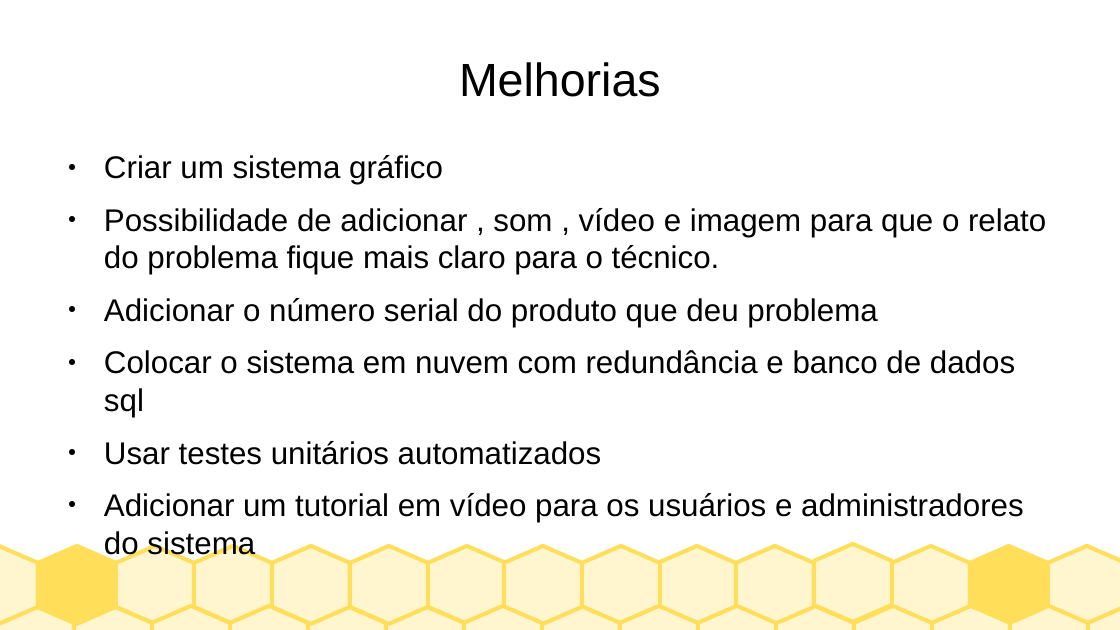
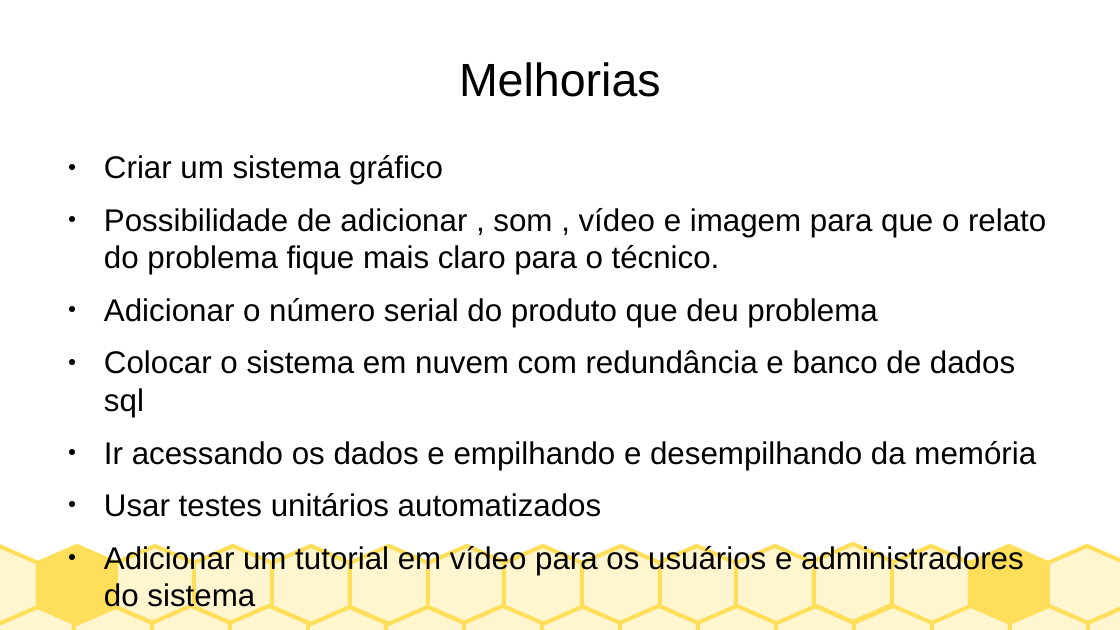
Before and after one commit to adalbertobrant/lipai, a slide deck: slide 25 of atividades/semana4/apresentacaoProjeto-J.odp (slide 19 before the commit). Drawn at 1120x630 pixels with LibreOffice and Linux fonts; fonts in the diff are those of the drawing. Boxes give left, top, right and bottom in pixels: in the first picture for what was removed or moved away, otherwise in the second. Text is boxed around its words. In the diff, an @@ line names an element or a change of style, - is before the commit and + after.

```diff
--- a/atividades/semana4/apresentacaoProjeto-J.odp
+++ b/atividades/semana4/apresentacaoProjeto-J.odp
@@ text at (x1=104, y1=441, x2=1036, y2=470): paragraph added @@
+● Ir acessando os dados e empilhando e desempilhando da memória
```
Also in this commit, not shown: 1 other slide changed, 6 slides added.
